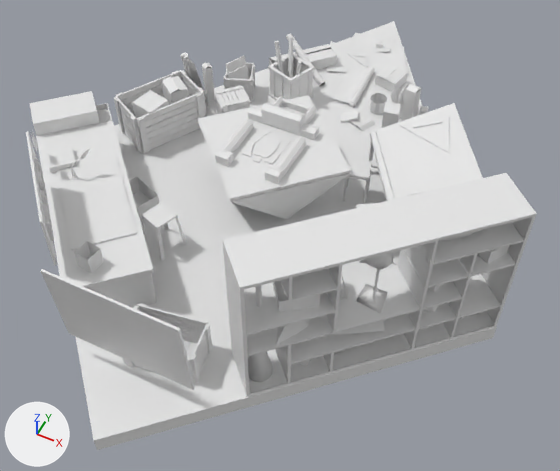
The glTF model static/assets/hub/Batiment.glb: old version first, new version second.
Both versions are drawn from a 50 mm lens placed at (8.17, -1.4, 17.73), pointed at (1.05, 12.83, -0.06). The axes (+X, +Y, +Z) are drawn at lower left. The lights are the same throughout. Where no turn or scale is listed for an object, it has been applied to the vertices.
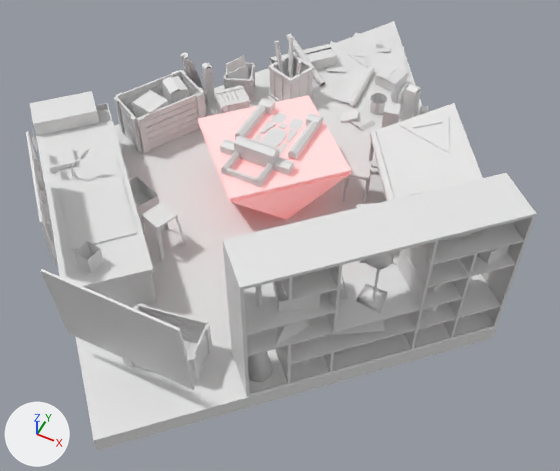
Changed parts and their boxes [x1, y1, x2, y2] in the pictures (560 x 471 px):
'Cube', recoloured
    both: [197, 95, 351, 220]
'Cube.063', moved, turned
    before: [261, 103, 305, 135]
    after: [234, 136, 279, 170]
'Cube.067', moved, turned
    before: [222, 119, 253, 153]
    after: [288, 121, 318, 160]
'Cube.064', moved, turned
    before: [276, 137, 306, 177]
    after: [235, 105, 266, 140]
'Cube.079', moved, turned
    before: [254, 134, 280, 158]
    after: [260, 127, 286, 148]
'Cube.062', moved, turned
    before: [248, 106, 262, 123]
    after: [274, 157, 294, 176]
'Cube.066', moved, turned
    before: [300, 123, 320, 140]
    after: [220, 139, 235, 156]
'Cube.058', moved, turned
    before: [282, 99, 310, 114]
    after: [227, 168, 256, 185]
'Cube.065', moved, turned
    before: [265, 166, 283, 184]
    after: [258, 98, 275, 115]
'Cube.068', moved, turned
    before: [215, 149, 234, 166]
    after: [306, 113, 323, 129]
'Cube.060', moved, turned
    before: [305, 106, 316, 124]
    after: [221, 151, 240, 176]
'Cube.061', moved, turned
    before: [273, 96, 284, 107]
    after: [255, 163, 273, 188]
'Cube.069', moved, turned
    before: [235, 156, 251, 170]
    after: [289, 117, 304, 130]
'Cube.078', moved, turned
    before: [252, 163, 270, 175]
    after: [270, 113, 288, 124]
'Cube.081', moved, turned
    before: [264, 151, 281, 165]
    after: [260, 121, 277, 134]
'Cube.072', moved, turned
    before: [242, 142, 254, 157]
    after: [286, 128, 298, 143]
'Cube.076', moved, turned
    before: [252, 129, 271, 143]
    after: [278, 143, 288, 156]
'Cube.083', moved, turned
    before: [279, 136, 292, 152]
    after: [253, 133, 261, 142]
'Cube.077', moved, turned
    before: [253, 156, 261, 163]
    after: [279, 123, 287, 129]

The edits, one by one:
Material 'Material.001' (mat_material_001) is new.
Its base color is (0.8, 0.8, 0.8) (white #e7e7e7).
Its emission color is (0.4, 0.00083, 0.0) (red #aa0300).
Its emission strength is 1.0.
me_cube_048 has 24 vertices, 40 faces and spans x -2.63..2.63, y -2.63..2.63, z -0.98..0.98.
me_cube_048 now uses material mat_material_001 (white #e7e7e7).
Object 'Cube.079' (ob_cube_079) moves from (-0.1, 14.41, 1.97) to (-0.1, 14.54, 1.97).
Object 'Cube.079' (ob_cube_079) turns from (0, 0, 0) to (0, 0, -180) degrees about x, y and z.
